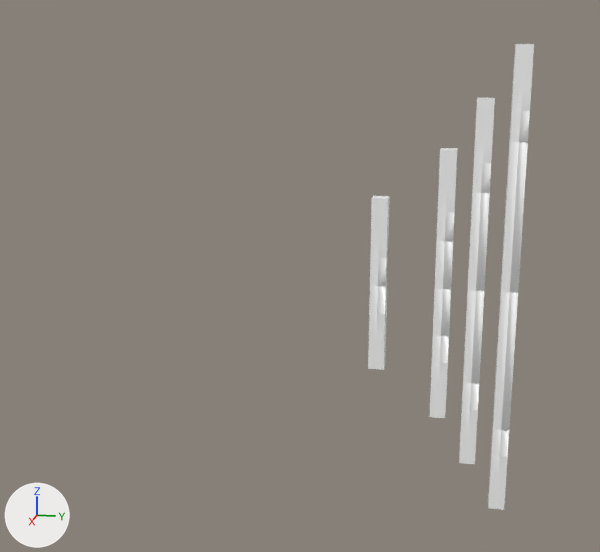
An edit to the Blender file public/assets/opla.blend, drawn before and after from the same camera.
One viewpoint serves both versions: a camera (50 mm lens) standing at (1.27, 0.278, 0.325) and looking at (0.079, 0.04, 0.027). The axes (+X, +Y, +Z) are drawn at lower left. The lights are the same throughout.

Script lines for the objects in view, before the commit:
```python
ob_blank_200mm = bpy.data.objects.new('blank_200mm', me_cube_002)
ob_blank_200mm.location = (0.0, -0.1, 0.0)
ob_blank_300mm = bpy.data.objects.new('blank_300mm', me_cube)
ob_blank_300mm.location = (0.0, -0.15, 0.0)
ob_blank_400mm = bpy.data.objects.new('blank_400mm', me_cube_003)
ob_blank_400mm.location = (0.0, -0.2, 0.0)
ob_blank_450mm = bpy.data.objects.new('blank_450mm', me_cube_001)
ob_blank_450mm.location = (0.0, -0.25, 0.0)
ob_blank_600mm = bpy.data.objects.new('blank_600mm', me_cube_004)
ob_blank_600mm.location = (0.0, -0.3, 0.0)
ob_blank_800mm = bpy.data.objects.new('blank_800mm', me_cube_005)
ob_blank_800mm.location = (0.0, -0.4, 0.0)
ob_edge_450mm = bpy.data.objects.new('edge_450mm', me_opla_004)
ob_edge_450mm.location = (0.0, 0.25, 0.0)
ob_edge_600mm = bpy.data.objects.new('edge_600mm', me_opla_006)
ob_edge_600mm.location = (0.0, 0.3, 0.0)
ob_edge_750mm = bpy.data.objects.new('edge_750mm', me_opla_008)
ob_edge_750mm.location = (0.0, 0.35, 0.0)
# also in view: 'edge_300mm' at (0.0, 0.15, 0.0)
```
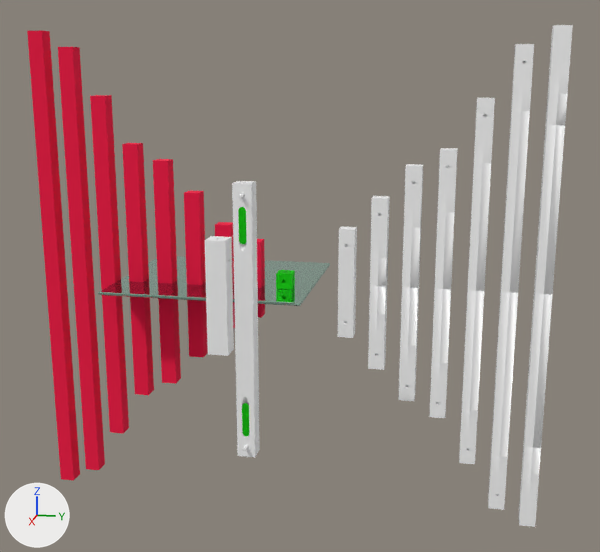
Commit message: update opla models

Pixel boxes [x1, y1, x2, y2] of what changed, in the pictures (600 x 552 px):
'edge_800mm', shown: after [518, 25, 573, 527]
'blank_800mm', shown: after [27, 30, 80, 481]
'blank_750mm', shown: after [58, 47, 105, 470]
'blank_600mm', shown: after [90, 95, 129, 433]
'edge2_400mm', shown: after [232, 181, 260, 458]
'blank_450mm', shown: after [122, 143, 154, 395]
'blank_400mm', shown: after [153, 159, 181, 384]
'floor_300x300mm', added: after [98, 256, 330, 306]
'edge_400mm', shown: after [399, 164, 423, 401]
'OPLA_HALF_300mm', shown: after [204, 236, 234, 356]
'blank_300mm', shown: after [184, 191, 208, 357]
'edge_200mm', shown: after [338, 226, 357, 338]
'blank_150mm', shown: after [257, 239, 265, 318]
'blank_200mm', shown: after [215, 222, 235, 329]
'node_25mm', shown: after [276, 270, 295, 289]
part 1 of me_opla_008, built on: [494, 60, 529, 497] in both
part 2 of me_opla_006, built on: [476, 113, 494, 118] in both

Patch to the scene script:
```diff
--- a/public/assets/opla.blend.py
+++ b/public/assets/opla.blend.py
@@ mat_glass @@
+mat_glass = principled_material('glass')
+mat_glass.base_color = (0.513, 0.8, 0.641)  # green #bee7d1
+mat_glass.metallic = 0.815
+mat_glass.roughness = 0.05
+mat_glass.ior = 1.45
+mat_glass.transmission_weight = 1.0
@@ me_opla_006 @@
 # used by ob_edge_600mm; location = (0.0, 0.3, 0.0)
-me_opla_006.from_pydata(...)  # 544 vertices, 364 faces; spans x -0.012..0.013, y -0.012..0.013, z -0.287..0.287
+me_opla_006.from_pydata(...)  # 622 vertices, 398 faces; spans x -0.012..0.013, y -0.013..0.013, z -0.287..0.287
+# me_opla_006 part 2: 1 vertex removed from x 0.013, y 0.0, z 0.263; 48 vertices added at x 0.007..0.012, y -0.003..0.002, z 0.26..0.265
 me_opla_006.materials.append(mat_wood)
@@ me_opla_008 @@
 # used by ob_edge_750mm; location = (0.0, 0.35, 0.0)
-me_opla_008.from_pydata(...)  # 544 vertices, 364 faces; spans x -0.012..0.013, y -0.012..0.013, z -0.363..0.363
+me_opla_008.from_pydata(...)  # 622 vertices, 398 faces; spans x -0.012..0.013, y -0.013..0.013, z -0.363..0.363
+# me_opla_008 part 1
+# 18 vertices are removed from x -0.012..0.013, y -0.012..0.013, z -0.338..0.338
+# 40 faces are deleted
+# 48 vertices are added at x 0.007, y -0.003..0.003, z -0.34..0.34
+# 48 new vertices lie (0.005, 0.0, 0.0) away from vertices in x 0.007, y -0.003..0.003, z -0.34..0.34
+# 74 new faces join them
 me_opla_008.materials.append(mat_wood)
@@ me_opla_004_1 @@
+me_opla_004_1.from_pydata(...)  # 208 vertices, 114 faces; spans x -0.005..0.005, y -0.162..0.162, z -0.137..0.137
+me_opla_004_1.materials.append(mat_glass)  # green #bee7d1
@@ ob_blank_300mm @@
 ob_blank_300mm.location = (0.0, -0.15, 0.0)
-ob_blank_300mm.hide_set(True)
@@ ob_blank_450mm @@
 ob_blank_450mm.location = (0.0, -0.25, 0.0)
-ob_blank_450mm.hide_set(True)
@@ ob_blank_200mm @@
 ob_blank_200mm.location = (0.0, -0.1, 0.0)
-ob_blank_200mm.hide_set(True)
@@ ob_blank_400mm @@
 ob_blank_400mm.location = (0.0, -0.2, 0.0)
-ob_blank_400mm.hide_set(True)
@@ ob_blank_600mm @@
 ob_blank_600mm.location = (0.0, -0.3, 0.0)
-ob_blank_600mm.hide_set(True)
@@ ob_blank_800mm @@
 ob_blank_800mm.location = (0.0, -0.4, 0.0)
-ob_blank_800mm.hide_set(True)
@@ ob_blank_750mm @@
 ob_blank_750mm.location = (0.0, -0.35, 0.0)
-ob_blank_750mm.hide_set(True)
@@ ob_blank_150mm @@
 ob_blank_150mm.location = (0.0, -0.05, 0.0)
-ob_blank_150mm.hide_set(True)
@@ ob_node_25mm @@
 ob_node_25mm.rotation_euler = (1.571, 0.0, 1.571)  # degrees (90, 0, 90)
-ob_node_25mm.hide_set(True)
@@ ob_edge2_400mm @@
 ob_edge2_400mm.location = (0.244, 0.0, 0.0)
-ob_edge2_400mm.hide_set(True)
@@ ob_opla_half_300mm @@
 ob_opla_half_300mm.location = (0.363, 0.0, 0.0)
-ob_opla_half_300mm.hide_set(True)
@@ ob_edge_200mm @@
 ob_edge_200mm.location = (0.0, 0.1, 0.0)
-ob_edge_200mm.hide_set(True)
@@ ob_edge_400mm @@
 ob_edge_400mm.location = (0.0, 0.2, 0.0)
-ob_edge_400mm.hide_set(True)
@@ ob_edge_800mm @@
 ob_edge_800mm.location = (0.0, 0.4, 0.0)
-ob_edge_800mm.hide_set(True)
@@ ob_floor_300x300mm @@
+ob_floor_300x300mm = bpy.data.objects.new('floor_300x300mm', me_opla_004_1)
+ob_floor_300x300mm.location = (-0.05, -0.121, -0.018)
+ob_floor_300x300mm.rotation_euler = (0.0, 1.571, 0.0)  # degrees (0, 90, 0)
```
